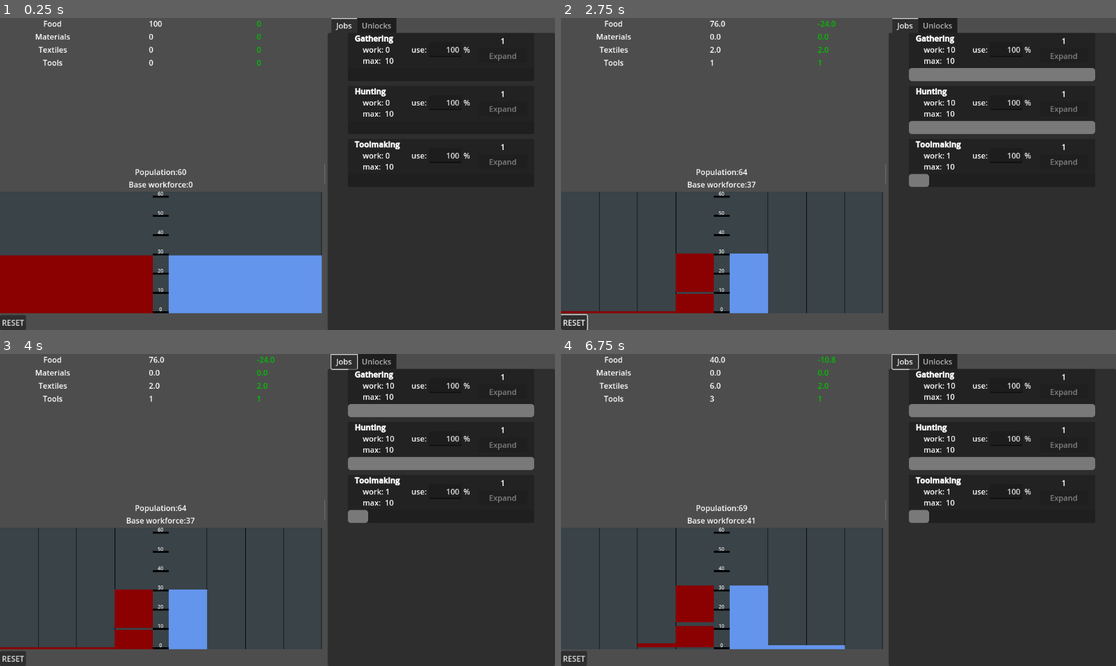
Above: before the commit, frames 1-4 (two rows, left to right).
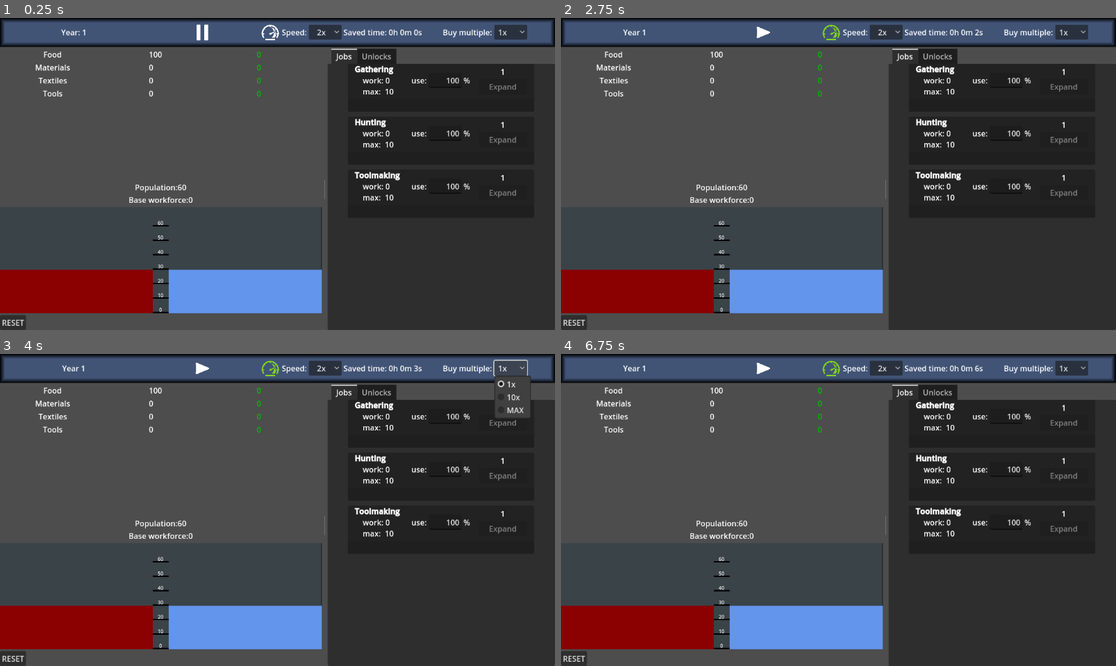
Above: after the commit, the same moments.

Repository: drahosh/bootstrap-civilization
Game: Godot game, scene res://main/main.tscn
The game is run twice, just before and just after one commit, with the same random seed, the same clock (stepped at 60 frames per second) and the same inputs.
Inputs (mouse positions are in pixels of both pictures, inside the frame that each line leads up to):
- Up to frame 1 (0.25 s): no input
- Up to frame 2 (2.75 s): click "RESET" at 0.5 s; click (760, 33) at 1.27 s; click (832, 33) at 2.02 s
- Up to frame 3 (4 s): click (327, 369) at 2.75 s, where only the run after the commit has a clickable "2x"; click (510, 369) at 3.5 s, where only the run after the commit has a clickable "1x"
- Up to frame 4 (6.75 s): click (832, 369) at 4.27 s; click (888, 369) at 5 s, where only the run after the commit has a clickable "2x"; click (1071, 369) at 5.75 s, where only the run after the commit has a clickable "1x"; click (832, 369) at 6.52 s

The runs differ from the first frame. In frame 1, 16% of the frame differs, in the area x 0-100%, y 0-95%; in frame 2, 23%; in frame 3, 23%; in frame 4, 23%.

Commit message:
top bar
adds ui element, pause, turbo and buy multiplier

Diff:
--- a/data/enums.gd
+++ b/data/enums.gd
@@ -52,7 +52,6 @@
 	jobs.ARTMAKING: "Artmaking",
 	jobs.FARMING: "Farming",
 }
-const MAX = "MAX"  # used when muying multiples
 enum unlock_state {
 	INVISIBLE,  # The revelation of unlock itself is not yet unlocked
 	LOCKED,
--- a/jobs/job.gd
+++ b/jobs/job.gd
@@ -54,11 +54,11 @@
 	return affordable
 
 
-func expand(times = 1):
-	# times can be integer or Enums.MAX
+func expand():
 	var bought = 0
+	var buy_multiplier = TopBar.buy_multiplier
 	while true:
-		if times is int and bought >= times:
+		if buy_multiplier is int and bought >= buy_multiplier:
 			break
 		if not _can_afford_expansion():
 			break
--- a/main/main.gd
+++ b/main/main.gd
@@ -1,15 +1,18 @@
 extends Control
 
-static var year_miliseconds = 2000
-static var miliseconds_saved = 0
+static var year_seconds = 2.0
 @onready var population = get_node("HSplitContainer/ScrollContainer/VBoxContainer/Population")
 @onready var jobs = get_node("HSplitContainer/Clickables/TabContainer/Jobs")
 @onready var resources = get_node("HSplitContainer/ScrollContainer/VBoxContainer/Resources")
 @onready var unlocks = get_node("HSplitContainer/Clickables/TabContainer/Unlocks")
 @onready var research = get_node("LockedSections/ResearchList")
 @onready var upgrades = $LockedSections/Upgrades
+@onready var timeControl = $TimeControl/TimeBar
 static var time_since_last_save = 0.0
 static var save_interval_s = 15.0
+var last_timestamp = Time.get_unix_time_from_system()
+var saved_time = 0.0  # time used for normal operation in between process ticks
+var turbo_time = 0.0  # time used for turbo
 var unlocked_sections = []
 
 
@@ -28,15 +31,58 @@
 	jobs.tick()
 	unlocks.tick()
 	resources.tick()
+	timeControl.tick()
 
 
-# Called every frame. 'delta' is the elapsed time since the previous frame.
-func _process(delta):
-	miliseconds_saved += delta * 1000
-	if miliseconds_saved > year_miliseconds:
-		miliseconds_saved -= year_miliseconds
-		_tick()
-	time_since_last_save += delta
+func _add_turbo_time(_time):
+	# maximum saved turbo time is 12 hours
+	turbo_time = min(turbo_time + _time, 12 * 3600)
+
+
+func _process(_delta):
+	# this function:
+	# - processes time difference
+	# - decides to call tick based on time and turbo speed, then adjusts them
+	# - sets bonus time in timeControl (this can disable turbo)
+	# - calss save_game every save_interval_s seconds
+
+	# We use timestamp difference instead of delta to account for time when game is turned off
+	var timestamp = Time.get_unix_time_from_system()
+	var seconds_passed = timestamp - last_timestamp
+	last_timestamp = timestamp
+	time_since_last_save += seconds_passed
+	# in case of unfocused tab we want to quickly speedrun up to 10 seconds
+	if seconds_passed < 10:
+		saved_time += seconds_passed
+	else:
+		_add_turbo_time(seconds_passed)
+	var time_mult = timeControl.get_time_multiplier()
+	if time_mult > 0:
+		# not paused or max speed
+		var real_time_needed = year_seconds / time_mult
+		if saved_time >= real_time_needed:
+			# Moving from saved time to bonus time, then using bonus time for multiticks
+			saved_time -= real_time_needed
+			turbo_time -= year_seconds - real_time_needed
+			if turbo_time < 0:
+				saved_time -= turbo_time  #can go negative but thats ok, will just make next tick later
+				turbo_time = 0
+			_tick()
+	if time_mult == -1:
+		# max speed:
+		if saved_time + turbo_time >= year_seconds:
+			if saved_time >= year_seconds:
+				saved_time -= year_seconds
+			else:
+				turbo_time -= year_seconds
+				if turbo_time < 0:
+					saved_time -= turbo_time
+					turbo_time = 0
+			_tick()
+	if time_mult == 0:
+		_add_turbo_time(saved_time)
+		saved_time = 0
+	timeControl.set_turbo_time(turbo_time)
 	if time_since_last_save > save_interval_s:
 		time_since_last_save = 0
 		save_game()
@@ -55,8 +101,9 @@
 func save_game():
 	var save_dict = {
 		"filename": get_scene_file_path(),
-		"timestamp": Time.get_unix_time_from_system(),
-		"miliseconds_saved": miliseconds_saved,
+		"last_timestamp": last_timestamp,
+		"turbo_time": turbo_time,
+		"year": timeControl.year,
 		"resources": resources.save_game(),
 		"population": population.save_game(),
 		"jobs": jobs.save_game(),
@@ -83,8 +130,9 @@
 		# TODO warn user, give them save file, pause until they click ok
 		return false
 	var data = json.data
-	#TODO bonus turbo time from timestamp
-	miliseconds_saved = data["miliseconds_saved"]
+	last_timestamp = data["last_timestamp"]
+	timeControl.set_year(data["year"])
+	turbo_time = data["turbo_time"]
 	resources.load_game(data["resources"])
 	population.load_game(data["population"])
 	jobs.load_game(data["jobs"])
@@ -107,6 +155,8 @@
 	research.reset()
 	upgrades.reparent($LockedSections)
 	research.reparent($LockedSections)
+	saved_time = 0
+	timeControl.set_year(1)
 
 
 func hard_reset():
@@ -114,7 +164,7 @@
 		DirAccess.remove_absolute("user://bootstrapciv_savegame.save")
 	research.hard_reset()
 	time_since_last_save = 0.0
-	miliseconds_saved = 0
-	year_miliseconds = 2000
+	year_seconds = 2
+	turbo_time = 0
 	unlocked_sections = []
 	soft_reset()
--- a/main/main.tscn
+++ b/main/main.tscn
@@ -1,15 +1,15 @@
-[gd_scene load_steps=8 format=3 uid="uid://cwtw7os80cgu0"]
+[gd_scene load_steps=9 format=3 uid="uid://cwtw7os80cgu0"]
 
 [ext_resource type="Script" uid="uid://cvh7nlky6ub0x" path="res://main/main.gd" id="1_c651c"]
 [ext_resource type="PackedScene" uid="uid://dveaek1dp15vd" path="res://main/resources.tscn" id="2_3wy1v"]
 [ext_resource type="PackedScene" uid="uid://b3qnyj0t45ugr" path="res://population/population.tscn" id="3_kfbq2"]
 [ext_resource type="PackedScene" uid="uid://45c78d4h22ha" path="res://jobs/jobs.tscn" id="4_4dugh"]
+[ext_resource type="PackedScene" uid="uid://dvm1vxbj5oshl" path="res://main/top_bar.tscn" id="4_67ri8"]
 [ext_resource type="PackedScene" uid="uid://cbcogsm8pe4h1" path="res://unlocks/unlocks.tscn" id="5_3wy1v"]
 [ext_resource type="PackedScene" uid="uid://c18e0ly2b3ok3" path="res://upgrades/upgrades.tscn" id="6_kfbq2"]
 [ext_resource type="PackedScene" uid="uid://dk76a6xqsytv4" path="res://Research/research_list.tscn" id="7_4dugh"]
 
-[node name="Node2D" type="Control"]
-layout_mode = 3
+[node name="Node2D" type="VBoxContainer"]
 anchors_preset = 15
 anchor_right = 1.0
 anchor_bottom = 1.0
@@ -19,9 +19,7 @@
 
 [node name="LockedSections" type="Control" parent="."]
 visible = false
-anchors_preset = 0
-offset_right = 40.0
-offset_bottom = 40.0
+layout_mode = 2
 
 [node name="Upgrades" parent="LockedSections" instance=ExtResource("6_kfbq2")]
 layout_mode = 0
@@ -39,15 +37,14 @@
 grow_horizontal = 1
 grow_vertical = 1
 
+[node name="TimeControl" parent="." instance=ExtResource("4_67ri8")]
+layout_mode = 2
+
 [node name="HSplitContainer" type="HSplitContainer" parent="."]
 clip_children = 1
 clip_contents = true
-layout_mode = 1
-anchors_preset = 15
-anchor_right = 1.0
-anchor_bottom = 1.0
-grow_horizontal = 2
-grow_vertical = 2
+layout_mode = 2
+size_flags_vertical = 3
 theme_override_constants/autohide = 0
 split_offset = 290
 
--- /dev/null
+++ b/main/top_bar.gd
@@ -0,0 +1,70 @@
+extends HBoxContainer
+### This script only exists to handle buttons and display current year.
+### Ticking and related timestamp control saving is still controlled from main
+### Even saving year is done from main
+
+class_name TopBar
+
+var year = 1
+var turbo_time: int = 0  # in whole seconds
+static var buy_multiplier = 1  # can be positive int or "MAX"
+
+
+func _ready():
+	$VBoxContainer2/BuyOptions.item_selected.connect(_change_multiplier)
+
+
+func _change_multiplier(selected):
+	match $VBoxContainer2/BuyOptions.selected:
+		0:
+			buy_multiplier = 1
+		1:
+			buy_multiplier = 10
+		2:
+			buy_multiplier = "MAX"
+
+
+func tick():
+	year += 1
+	$Year.text = "Year %s" % year
+
+
+func set_year(_year):
+	year = int(_year)  # can be float from loading
+	$Year.text = "Year %s" % year
+
+
+func get_time_multiplier() -> int:
+	# returning -1 means max
+	# returning 0 means game is paused
+	if $Pause.button_pressed:
+		return 0
+	if $HBoxContainer/Turbo.button_pressed:
+		match $HBoxContainer/TurboOptions.selected:
+			0:
+				return 2
+			1:
+				return 5
+			2:
+				return 10
+			3:
+				return -1
+	return 1
+
+
+func stop_turbo():
+	$HBoxContainer/Turbo.pressed = false
+
+
+func set_turbo_time(_turbo_time: float):
+	turbo_time = floor(_turbo_time)
+	if turbo_time == 0:
+		$HBoxContainer/Turbo.button_pressed = false
+		$HBoxContainer/Turbo.disabled = true
+	else:
+		$HBoxContainer/Turbo.disabled = false
+	# no need to do days since max saved time is less than a day
+	var hours = turbo_time / 3600
+	var minutes = (turbo_time % 3600) / 60
+	var seconds = turbo_time % 60
+	$HBoxContainer/Label.text = "Saved time: %sh %sm %ss" % [hours, minutes, seconds]
--- /dev/null
+++ b/main/top_bar.tscn
@@ -0,0 +1,140 @@
+[gd_scene load_steps=9 format=3 uid="uid://dvm1vxbj5oshl"]
+
+[ext_resource type="Script" uid="uid://b7sl1gslutxpd" path="res://main/top_bar.gd" id="1_afk40"]
+[ext_resource type="Texture2D" uid="uid://nsqo68d4qw1r" path="res://icons/play-button.png" id="1_qxqyf"]
+[ext_resource type="Texture2D" uid="uid://cbcm5183ot533" path="res://icons/pause-button.png" id="2_afk40"]
+[ext_resource type="Texture2D" uid="uid://re2gam1fhmqs" path="res://icons/speedometer.png" id="3_vi3jp"]
+[ext_resource type="Theme" uid="uid://chip0sgbxdq47" path="res://main/turbo_button.tres" id="4_vi3jp"]
+[ext_resource type="Texture2D" uid="uid://bvq4ucxjlydnk" path="res://icons/speedometer_green.png" id="6_1x1he"]
+
+[sub_resource type="Theme" id="Theme_1x1he"]
+
+[sub_resource type="StyleBoxFlat" id="StyleBoxFlat_tal20"]
+bg_color = Color(0.253707, 0.3302, 0.464604, 1)
+border_width_left = 10
+border_width_top = 10
+border_width_right = 10
+border_width_bottom = 10
+border_color = Color(0, 0, 0, 1)
+border_blend = true
+
+[node name="TimeControl" type="PanelContainer"]
+anchors_preset = 15
+anchor_right = 1.0
+anchor_bottom = 1.0
+grow_horizontal = 2
+grow_vertical = 2
+size_flags_horizontal = 3
+size_flags_vertical = 0
+theme = SubResource("Theme_1x1he")
+theme_override_styles/panel = SubResource("StyleBoxFlat_tal20")
+
+[node name="TimeBar" type="HBoxContainer" parent="."]
+layout_mode = 2
+script = ExtResource("1_afk40")
+
+[node name="Padding" type="Control" parent="TimeBar"]
+clip_contents = true
+layout_mode = 2
+size_flags_horizontal = 3
+size_flags_stretch_ratio = 0.1
+
+[node name="Year" type="Label" parent="TimeBar"]
+layout_mode = 2
+size_flags_horizontal = 3
+text = "Year: 1"
+horizontal_alignment = 1
+vertical_alignment = 1
+
+[node name="Padding2" type="Control" parent="TimeBar"]
+clip_contents = true
+layout_mode = 2
+size_flags_horizontal = 3
+size_flags_stretch_ratio = 0.1
+
+[node name="Pause" type="TextureButton" parent="TimeBar"]
+custom_minimum_size = Vector2(40, 40)
+layout_mode = 2
+size_flags_horizontal = 3
+size_flags_vertical = 4
+toggle_mode = true
+texture_normal = ExtResource("2_afk40")
+texture_pressed = ExtResource("1_qxqyf")
+ignore_texture_size = true
+stretch_mode = 5
+
+[node name="HBoxContainer" type="HBoxContainer" parent="TimeBar"]
+layout_mode = 2
+size_flags_horizontal = 3
+
+[node name="Turbo" type="TextureButton" parent="TimeBar/HBoxContainer"]
+custom_minimum_size = Vector2(40, 40)
+layout_mode = 2
+size_flags_horizontal = 10
+size_flags_vertical = 4
+theme = ExtResource("4_vi3jp")
+toggle_mode = true
+texture_normal = ExtResource("3_vi3jp")
+texture_pressed = ExtResource("6_1x1he")
+ignore_texture_size = true
+stretch_mode = 5
+
+[node name="Speed" type="Label" parent="TimeBar/HBoxContainer"]
+layout_mode = 2
+size_flags_horizontal = 8
+text = "Speed:"
+
+[node name="TurboOptions" type="OptionButton" parent="TimeBar/HBoxContainer"]
+layout_mode = 2
+size_flags_horizontal = 4
+size_flags_vertical = 4
+alignment = 1
+selected = 0
+item_count = 4
+popup/item_0/text = "2x"
+popup/item_0/id = 0
+popup/item_1/text = "5x"
+popup/item_1/id = 1
+popup/item_2/text = "10x"
+popup/item_2/id = 2
+popup/item_3/text = "MAX"
+popup/item_3/id = 3
+
+[node name="Label" type="Label" parent="TimeBar/HBoxContainer"]
+layout_mode = 2
+size_flags_horizontal = 0
+text = "Saved time: 0h 0m 0s"
+horizontal_alignment = 2
+vertical_alignment = 1
+
+[node name="Padding3" type="Control" parent="TimeBar"]
+clip_contents = true
+layout_mode = 2
+size_flags_horizontal = 3
+size_flags_stretch_ratio = 0.1
+
+[node name="VBoxContainer2" type="HBoxContainer" parent="TimeBar"]
+layout_mode = 2
+size_flags_horizontal = 3
+size_flags_vertical = 4
+
+[node name="Label" type="Label" parent="TimeBar/VBoxContainer2"]
+layout_mode = 2
+size_flags_horizontal = 10
+text = "Buy multiple:"
+horizontal_alignment = 1
+vertical_alignment = 1
+
+[node name="BuyOptions" type="OptionButton" parent="TimeBar/VBoxContainer2"]
+layout_mode = 2
+size_flags_horizontal = 2
+size_flags_vertical = 4
+toggle_mode = false
+selected = 0
+item_count = 3
+popup/item_0/text = "1x"
+popup/item_0/id = 0
+popup/item_1/text = "10x"
+popup/item_1/id = 1
+popup/item_2/text = "MAX"
+popup/item_2/id = 2
--- /dev/null
+++ b/main/turbo_button.tres
@@ -0,0 +1,4 @@
+[gd_resource type="Theme" format=3 uid="uid://chip0sgbxdq47"]
+
+[resource]
+Button/colors/icon_pressed_color = Color(0.171456, 0.817288, 0, 1)
--- a/upgrades/job_upgrade.gd
+++ b/upgrades/job_upgrade.gd
@@ -72,11 +72,12 @@
 	# TODO other upgrades when implemented
 
 
-func upgrade_capacity(times = 1):
+func upgrade_capacity():
 	# times can be int>=1 or Enums.MAX
 	var bought = 0
+	var buy_multiplier = TopBar.buy_multiplier
 	while true:
-		if times is int and bought >= times:
+		if buy_multiplier is int and bought >= buy_multiplier:
 			break
 		if not can_afford_upgrade(Enums.job_upgrade_types.CAPACITY):
 			break
Binary file added: icons/pause-button.png
Not shown, added: icons/pause-button.png.import
Binary file added: icons/play-button.png
Not shown, added: icons/play-button.png.import
Binary file added: icons/speedometer.png
Not shown, added: icons/speedometer.png.import
Binary file added: icons/speedometer_green.png
Not shown, added: icons/speedometer_green.png.import
Not shown, added: main/top_bar.gd.uid
